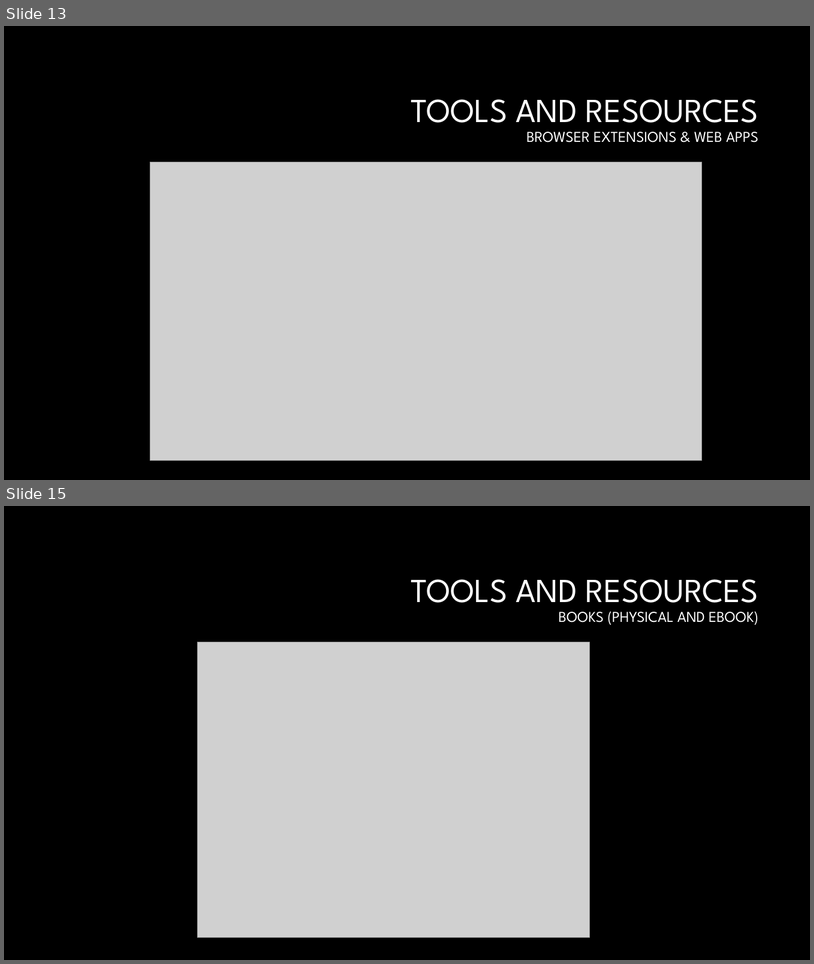
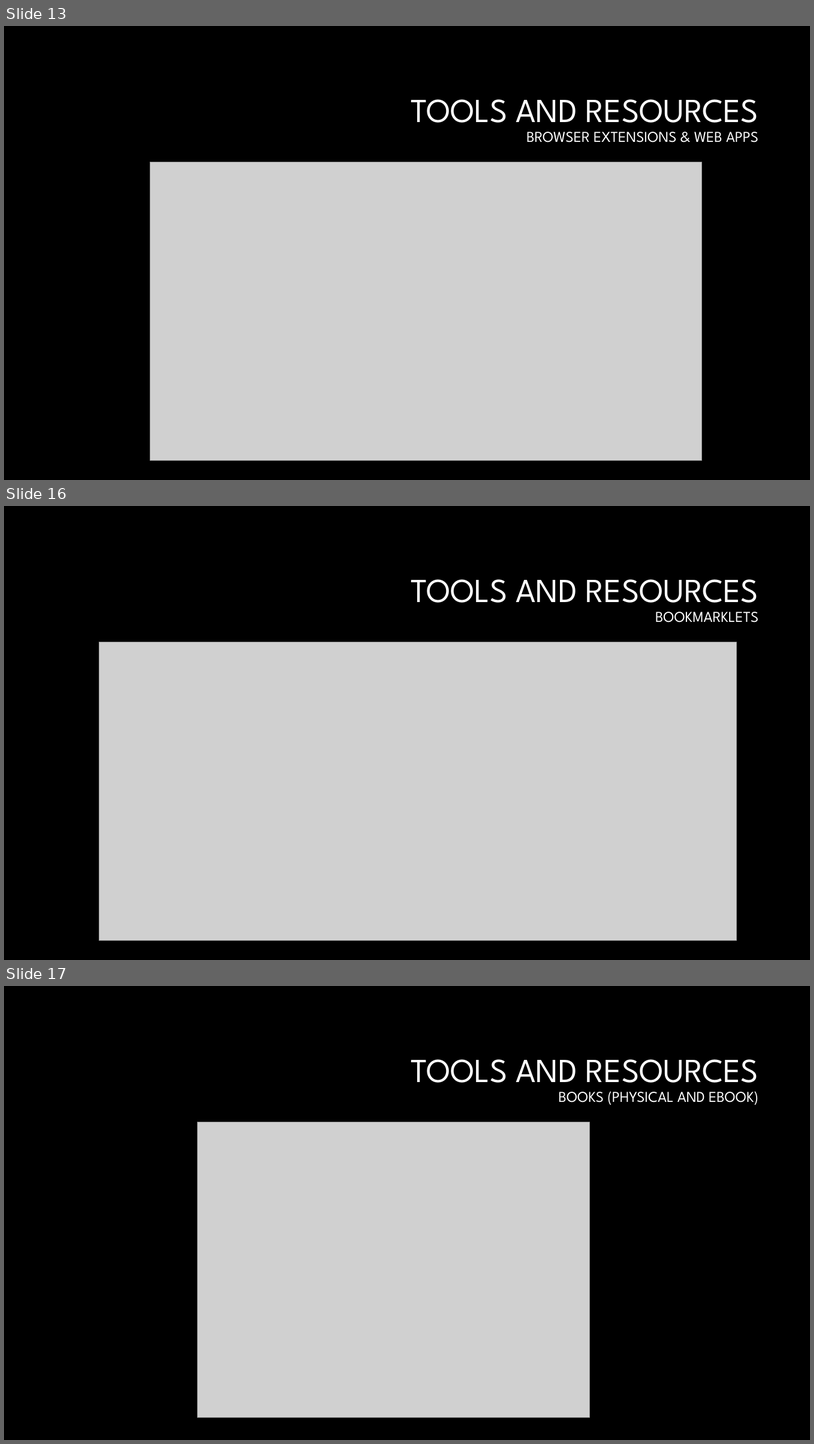
Before and after one commit to CorgiDev/A11y-Materials, a slide deck: Presenations/2023 Presentations/AccessibilityTesting101.pptx. Shown one above the other, each under a label of ours: slides 13 and 15 before the commit, slides 13, 16 and 17 after it; the slides between them are not shown. The pictures are 814x964 and 814x1444 pixels, drawn with LibreOffice and Linux fonts; fonts in the diff are those of the drawing; grey boxes stand for pictures; background and template pictures are left out. Boxes give left, top, right and bottom in pixels: in the first picture for what was removed or moved away, otherwise in the second. Text is boxed around its words. In the diff, an @@ line names an element or a change of style, - is before the commit and + after.

```diff
--- a/Presenations/2023 Presentations/AccessibilityTesting101.pptx
+++ b/Presenations/2023 Presentations/AccessibilityTesting101.pptx
@@ slide 16 added at (x1=4, y1=506, x2=810, y2=960), background #000000 @@
@@ title added at (x1=411, y1=579, x2=759, y2=622), 40 pt, text #FFFFFF @@
+TOOLS AND RESOURCES
+BOOKMARKLETS
@@ picture added at (x1=99, y1=642, x2=737, y2=940) @@
@@ what was slide 15 is now slide 17 @@
```
Also in this commit, not shown: 1 slide changed, 1 other slide added, 1 other file.
